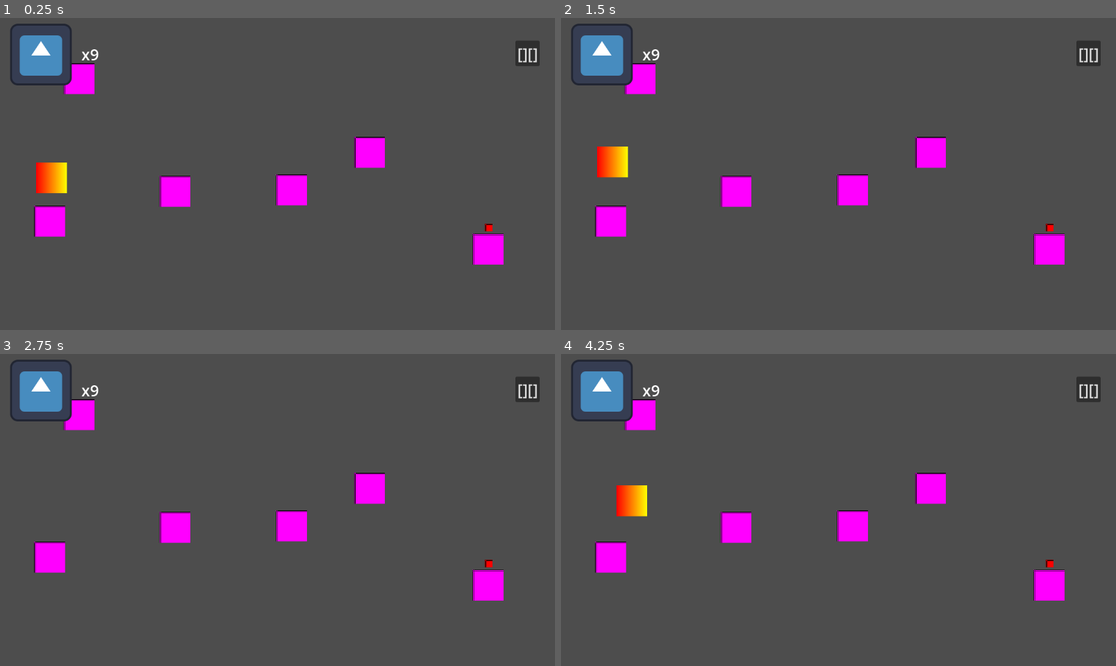
Above: before the commit, frames 1-4 (two rows, left to right).
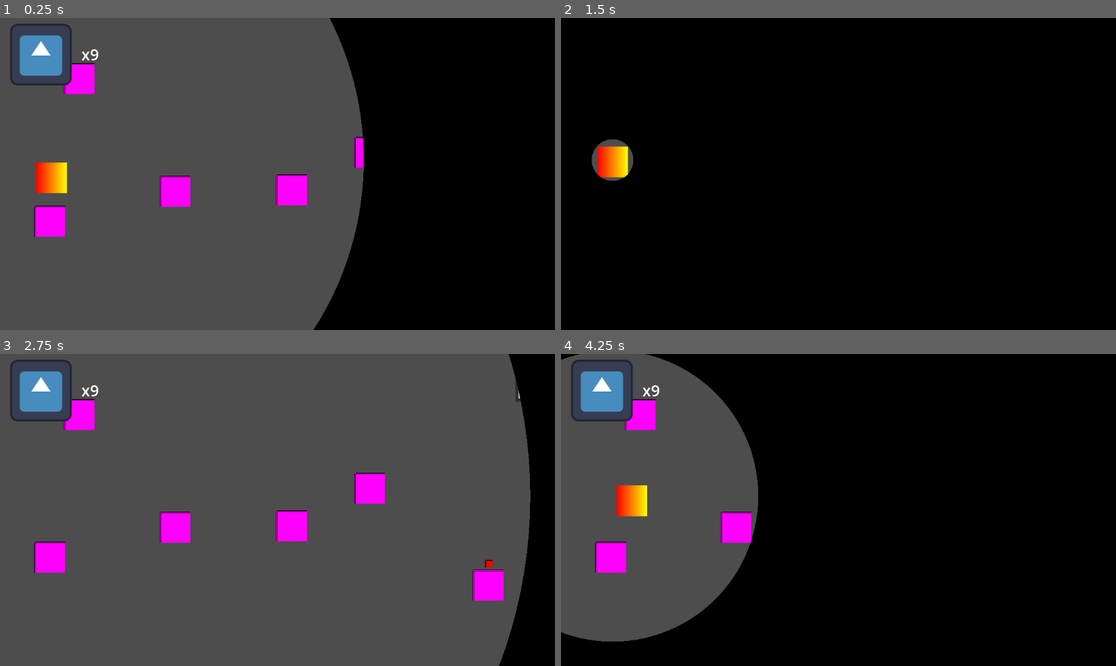
Above: after the commit, the same moments.

Repository: tiffit/SlimeLives
Game: Godot game, scene res://game_main.tscn
Same seed, same stepped clock (60 frames per second), same inputs: the game is played once before the commit and once after it. The engine's default icon, where the game draws it, is replaced by a stand-in: a white triangle on a blue panel in a dark square.
Inputs:
- Up to frame 1 (0.25 s): no input
- Up to frame 2 (1.5 s): hold D (move_right) from 0.53 s (still down); tap Space (move_jump) at 0.77 s
- Up to frame 3 (2.75 s): tap Space (move_jump) at 1.52 s; release D (move_right) at 2.03 s; hold A (move_left) from 2.03 s (still down)
- Up to frame 4 (4.25 s): release A (move_left) at 2.78 s; hold D (move_right) from 2.78 s (still down); tap Space (move_jump) at 3.02, 3.77 s

The runs differ from the first frame. In frame 1, 37% of the frame differs, in the area x 56-100%, y 0-100%; in frame 2, 99%, in the area x 0-100%, y 0-100%; in frame 3, 6.1%; in frame 4, 72%.

Commit message:
Added circle anim to char spawn and level finish

Diff:
--- a/circle_transition.gd
+++ b/circle_transition.gd
@@ -1,4 +1,4 @@
-extends ColorRect
+class_name CircleTransition extends ColorRect
 
 var shader_material = material as ShaderMaterial
 
@@ -11,17 +11,15 @@
 	shader_material.set_shader_parameter("screen_width", get_viewport_rect().size.x)
 	shader_material.set_shader_parameter("screen_height", get_viewport_rect().size.y)
 
-func play_circle(player_x, player_y, close: bool = true):
+func play_circle(player_x, player_y, close: bool = true) -> MethodTweener:
 	shader_material.set_shader_parameter("player_x", player_x)
 	shader_material.set_shader_parameter("player_y", player_y)
-
-
 	var tween = create_tween()
 	if close:
-		tween.tween_method(change_circle_size, 2.0, 0.0, 0.5).set_trans(Tween.TRANS_LINEAR).set_delay(1)
+		return tween.tween_method(change_circle_size, 2.0, 0.0, 0.5).set_trans(Tween.TRANS_LINEAR)
 	else:
 		change_circle_size(0.0)
-		tween.tween_method(change_circle_size, 0.0, 2.0, 0.5).set_trans(Tween.TRANS_LINEAR).set_delay(1)
+		return tween.tween_method(change_circle_size, 0.0, 2.0, 0.5).set_trans(Tween.TRANS_LINEAR)
 
 func change_circle_size(circle_size: float):
 	shader_material.set_shader_parameter("circle_size", circle_size)
--- a/entities/end_point.gd
+++ b/entities/end_point.gd
@@ -9,4 +9,8 @@
 
 func _on_player_entered(body: Node2D) -> void:
 	if body is Character:
+		body.process_mode = PROCESS_MODE_DISABLED
+		var tweener: MethodTweener = game_main.current_level.play_circle(true)
+		if tweener:
+			await tweener.finished
 		game_main.load_next_level()
--- a/game_main.tscn
+++ b/game_main.tscn
@@ -1,10 +1,11 @@
-[gd_scene load_steps=6 format=3 uid="uid://m7gbndc4ljw5"]
+[gd_scene load_steps=7 format=3 uid="uid://m7gbndc4ljw5"]
 
-[ext_resource type="Script" path="res://game_main.gd" id="1_lbacn"]
+[ext_resource type="Script" uid="uid://dk4jl6v1yleau" path="res://game_main.gd" id="1_lbacn"]
 [ext_resource type="PackedScene" uid="uid://cogtyy15mq15c" path="res://level/instances/level_test.tscn" id="1_r2uep"]
-[ext_resource type="PackedScene" path="res://ui.tscn" id="2_tjf8n"]
-[ext_resource type="PackedScene" path="res://options_menu.tscn" id="3_3ticj"]
+[ext_resource type="PackedScene" uid="uid://dqmrmkf0k8wgw" path="res://ui.tscn" id="2_tjf8n"]
+[ext_resource type="PackedScene" uid="uid://cnstugsadrjtr" path="res://options_menu.tscn" id="3_3ticj"]
 [ext_resource type="PackedScene" uid="uid://vifd5y7ef55p" path="res://level/instances/level_test_big.tscn" id="3_hyuye"]
+[ext_resource type="PackedScene" uid="uid://ck3l1081gunhp" path="res://scene_transition.tscn" id="5_33xix"]
 
 [node name="GameMain" type="Node2D"]
 script = ExtResource("1_lbacn")
@@ -14,6 +15,8 @@
 
 [node name="UI" parent="GameUI" instance=ExtResource("2_tjf8n")]
 
+[node name="circle_transition" parent="GameUI" instance=ExtResource("5_33xix")]
+
 [node name="OptionsMenu" parent="." instance=ExtResource("3_3ticj")]
 process_mode = 3
 visible = false
--- a/level/level.gd
+++ b/level/level.gd
@@ -7,11 +7,15 @@
 var camera: Camera2D
 var character: Character = null
 var level_bounds: Rect2 = Rect2()
+var circle_transition: CircleTransition
 
 func _ready() -> void:
 	level_bounds = Rect2(0, 0, level_width*tile_size, level_height*tile_size)
 	camera = get_node("Camera2D")
-	respawn_character()
+	circle_transition = get_node("../GameUI/circle_transition")
+	respawn_character(false)
+	move_camera()
+	play_circle(false)
 
 func _process(delta: float) -> void:
 	if character != null:
@@ -20,6 +24,12 @@
 			respawn_character()
 
 	# Camera movement
+	move_camera()
+
+	if Engine.is_editor_hint():
+		queue_redraw()
+
+func move_camera():
 	if camera:
 		var viewport: Rect2 = camera.get_viewport_rect()
 		if character:
@@ -37,14 +47,21 @@
 				if (camera.position.x - viewport.size.x/2) < level_bounds.position.x:
 					camera.position.x = level_bounds.position.x + viewport.size.x/2
 
-	if Engine.is_editor_hint():
-		queue_redraw()
-
-func respawn_character():
+func respawn_character(play_anim: bool = true):
 	for child in get_children():
 		if child is SpawnPoint:
 			character = child.spawn_character()
+			if play_anim:
+				play_circle(false)
 			break
+
+func play_circle(close: bool) -> MethodTweener:
+	if circle_transition:
+		var pos_x = character.position.x if character else 0
+		var pos_y = character.position.y if character else 0
+		var camera_offset_x = camera.get_viewport_rect().size.x/2 - camera.position.x
+		return circle_transition.play_circle(pos_x + camera_offset_x, pos_y, close)
+	return null
 
 func _draw() -> void:
 	if Engine.is_editor_hint():
